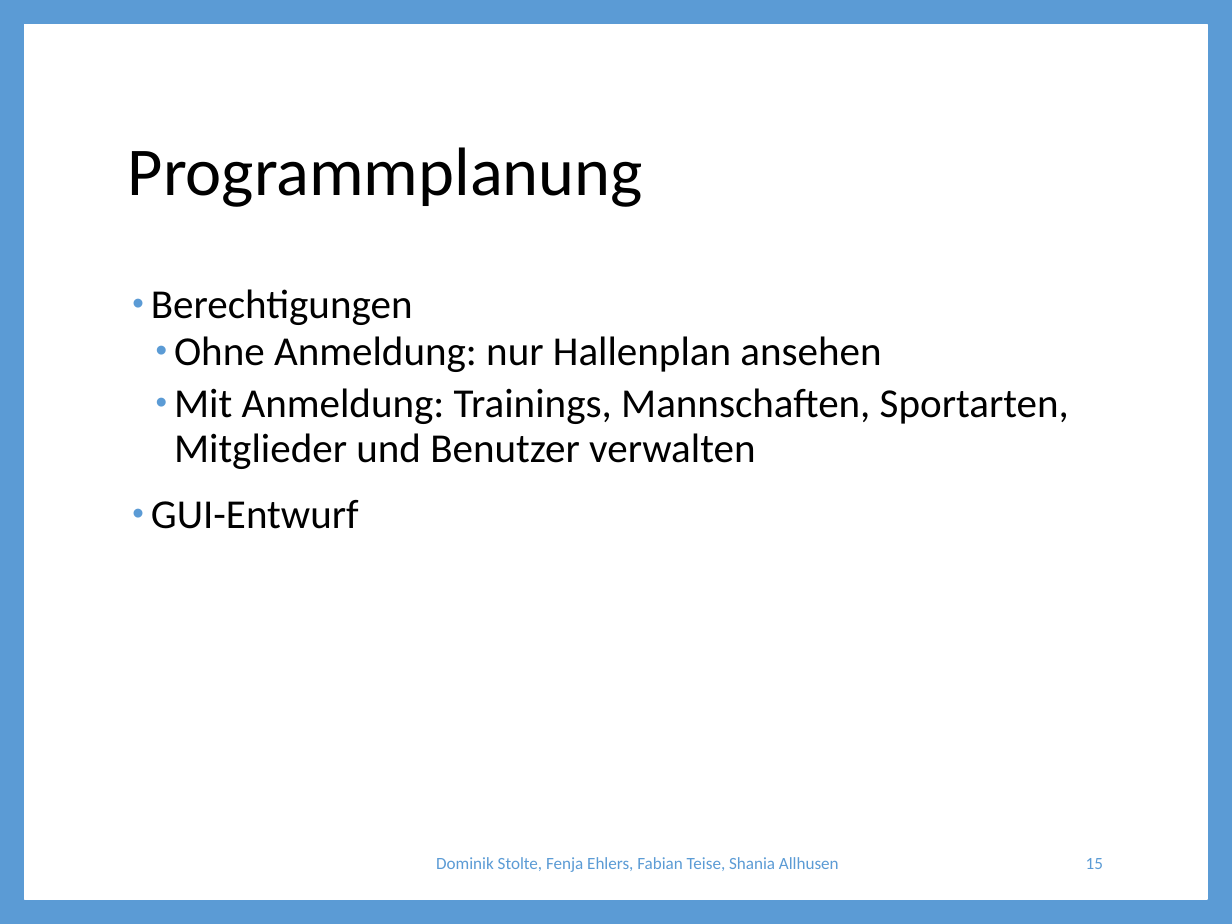
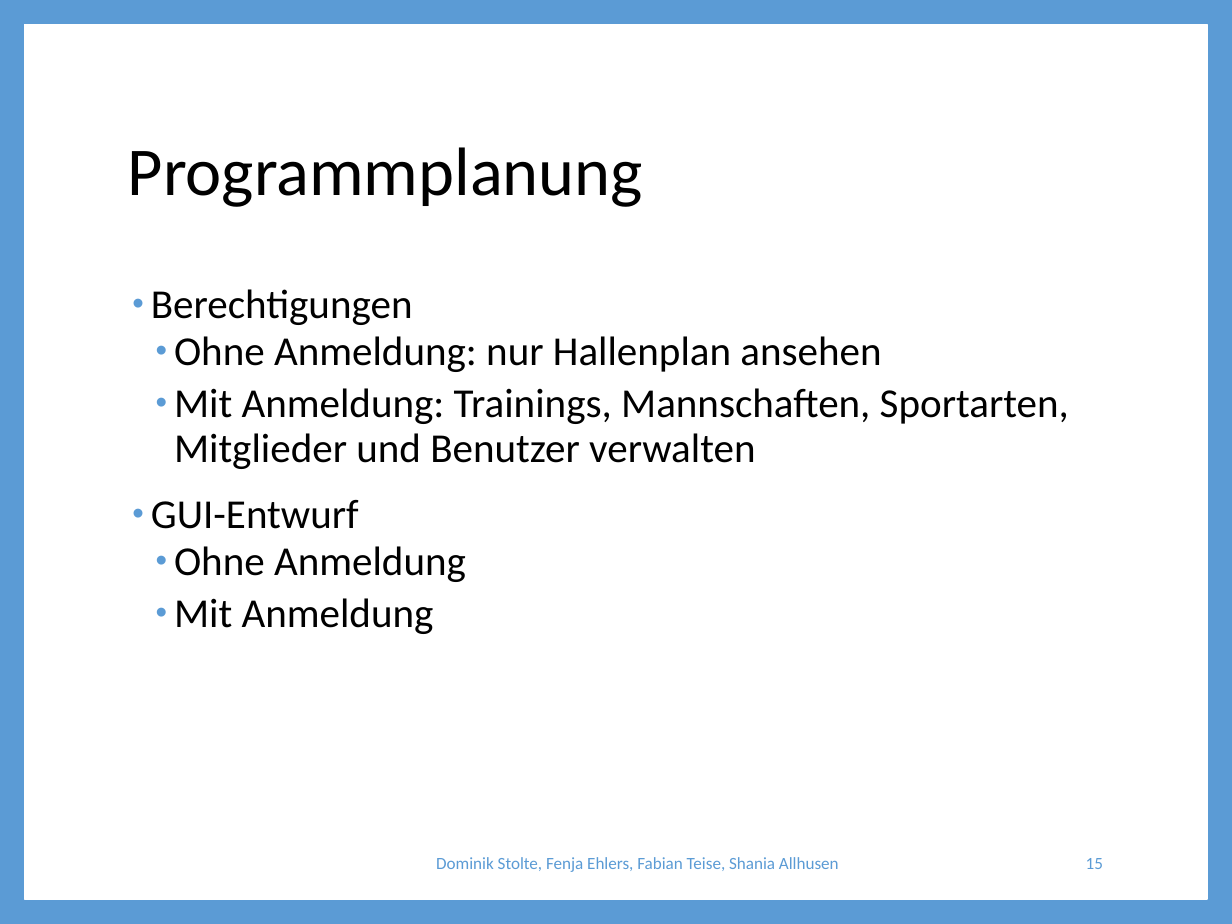
Before and after one commit to ShaniaAllhusen/Mittelstufenprojekt, a slide deck: slide 15 of Projekt-Präsentation.pptx. Drawn at 1232x924 pixels with LibreOffice and Linux fonts; fonts in the diff are those of the drawing. Boxes give left, top, right and bottom in pixels: in the first picture for what was removed or moved away, otherwise in the second. Text is boxed around its words. In the diff, an @@ line names an element or a change of style, - is before the commit and + after.

```diff
--- a/Projekt-Präsentation.pptx
+++ b/Projekt-Präsentation.pptx
@@ text at bbox=[174, 546, 466, 634]: paragraphs added @@
+  • Ohne Anmeldung
+  • Mit Anmeldung
```
Also in this commit, not shown: 9 other slides changed.
